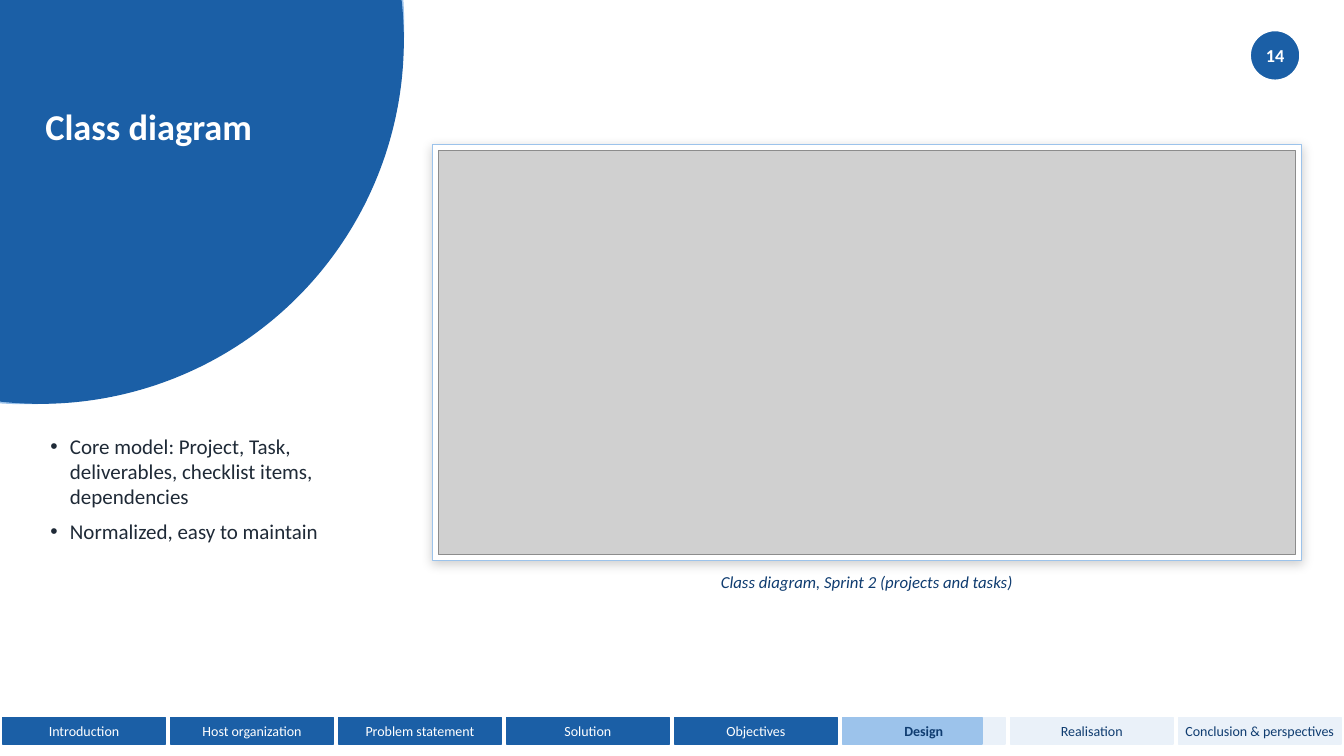
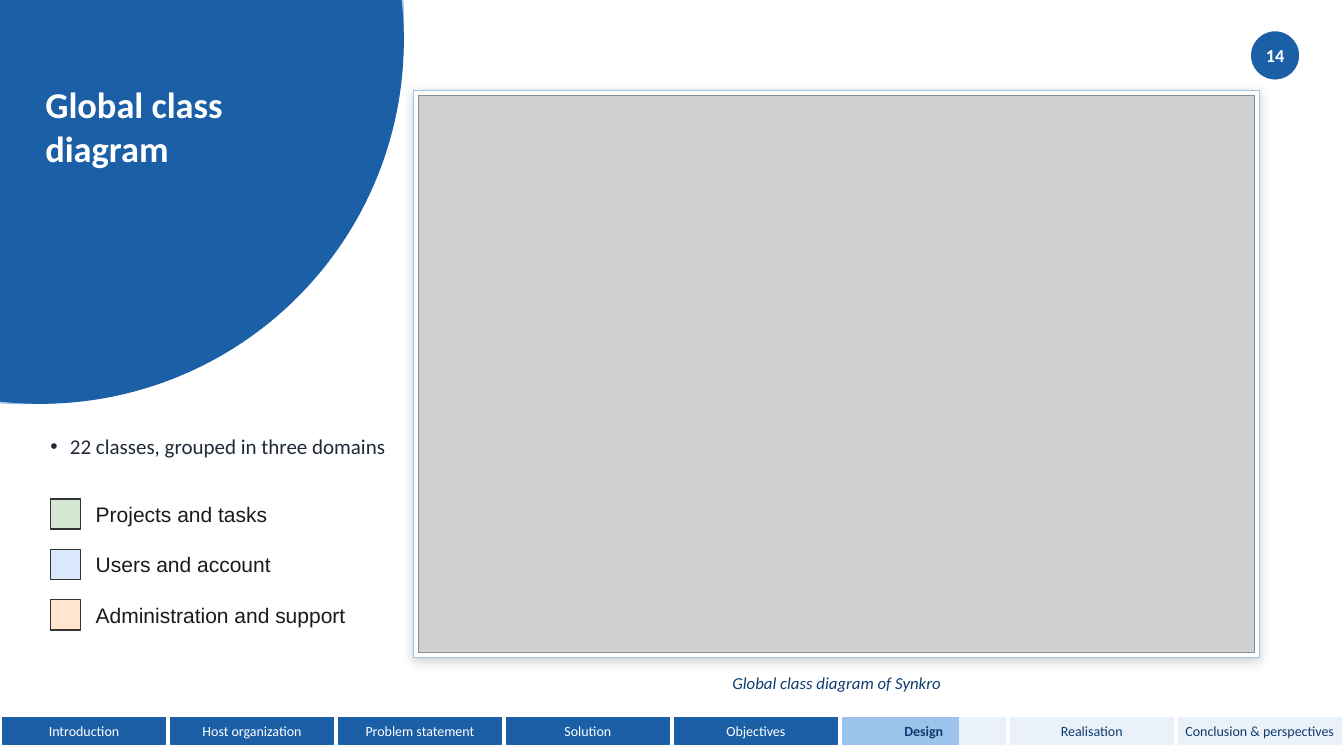
Before and after one commit to domdomxy/synkro, a slide deck: slide 14 of Synkro_PFA_Defense.pptx. Drawn at 1344x756 pixels with LibreOffice and Linux fonts; fonts in the diff are those of the drawing; grey boxes stand for pictures. Boxes give left, top, right and bottom in pixels: in the first picture for what was removed or moved away, otherwise in the second. Text is boxed around its words. In the diff, an @@ line names an element or a change of style, - is before the commit and + after.

```diff
--- a/Synkro_PFA_Defense.pptx
+++ b/Synkro_PFA_Defense.pptx
@@ text at (x1=45, y1=92, x2=223, y2=168): text changed @@
-Class diagram
+Global class diagram
@@ rectangle resized from (x1=433, y1=144, x2=1302, y2=561) to (x1=413, y1=91, x2=1260, y2=658) @@
@@ picture resized from (x1=439, y1=150, x2=1296, y2=555) to (x1=418, y1=96, x2=1255, y2=653) @@
@@ text at (x1=70, y1=439, x2=385, y2=458): text changed @@
-• Core model: Project, Task, deliverables, checklist items, dependencies
-• Normalized, easy to maintain
+• 22 classes, grouped in three domains
@@ rectangle added at (x1=50, y1=499, x2=81, y2=529), fill #D5E8D4, outline #333333 1 pt @@
@@ text added at (x1=96, y1=506, x2=267, y2=526), 15 pt, text #1A1A1A @@
+Projects and tasks
@@ rectangle added at (x1=50, y1=549, x2=81, y2=580), fill #DAE8FC, outline #333333 1 pt @@
@@ text added at (x1=96, y1=556, x2=270, y2=573), 15 pt, text #1A1A1A @@
+Users and account
@@ rectangle added at (x1=50, y1=600, x2=81, y2=630), fill #FFE6CC, outline #333333 1 pt @@
@@ text added at (x1=96, y1=607, x2=345, y2=627), 15 pt, text #1A1A1A @@
+Administration and support
@@ text at (x1=732, y1=677, x2=940, y2=692): text changed @@
-Class diagram, Sprint 2 (projects and tasks)
+Global class diagram of Synkro
@@ rectangle resized from (x1=843, y1=718, x2=983, y2=744) to (x1=843, y1=718, x2=959, y2=744) @@
```
Also in this commit, not shown: 1 slide added.
